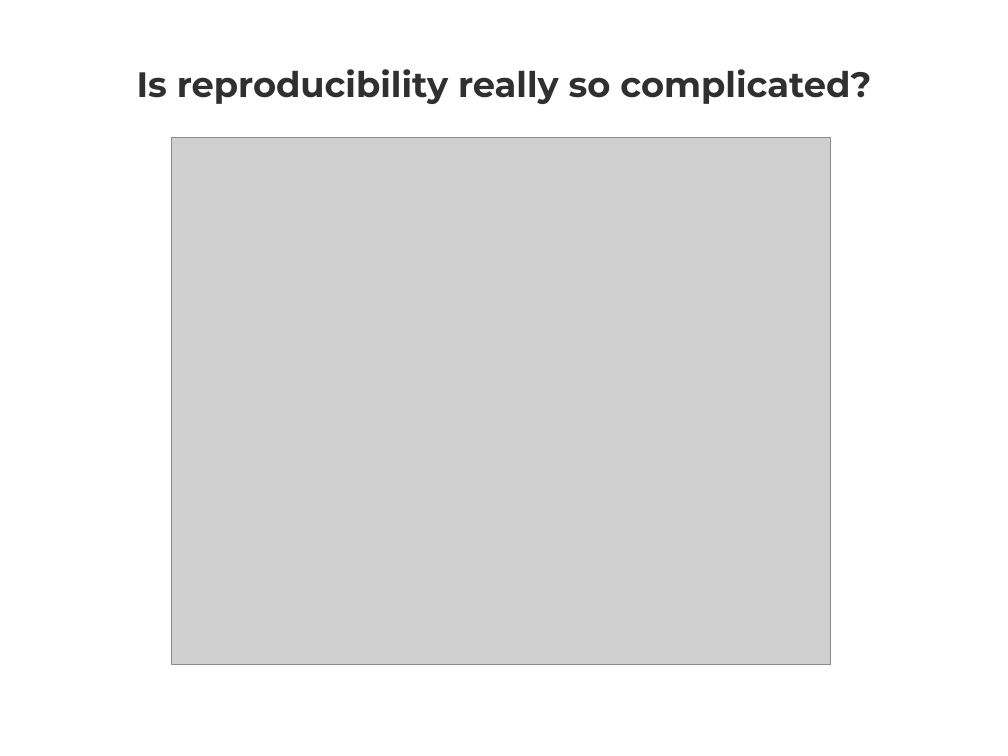
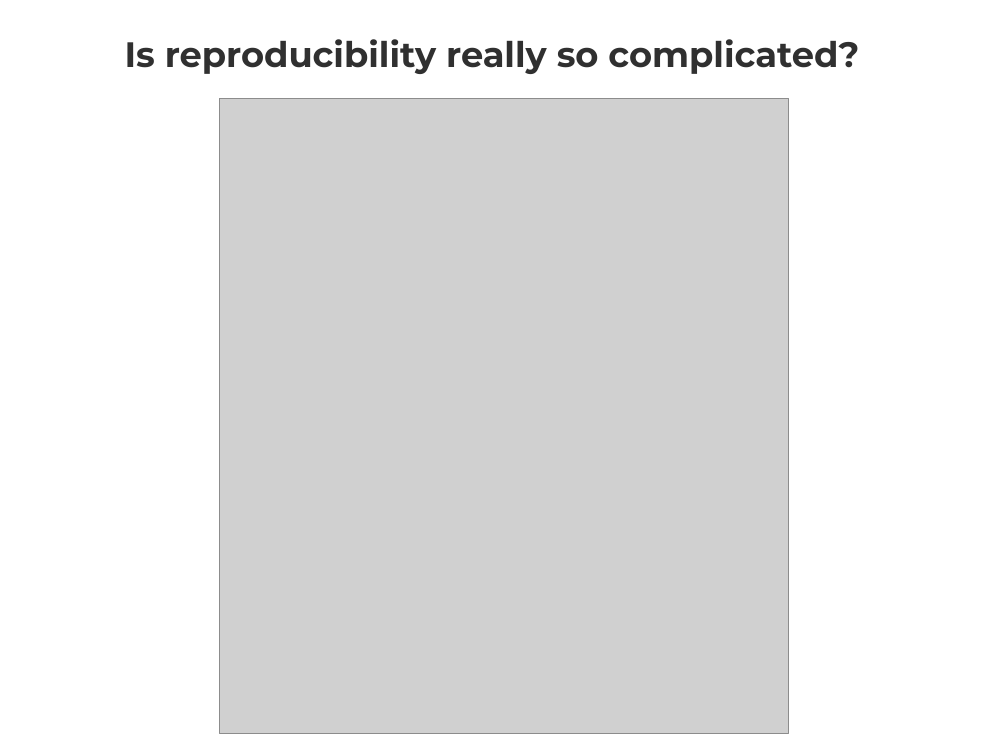
Before and after one commit to whole-tale/reproducibility-components, a slide deck: slide 2 of ro2019/presentation/reproducibility_by_other_means_presentation.ppt. Drawn at 1008x756 pixels with LibreOffice and Linux fonts; fonts in the diff are those of the drawing; grey boxes stand for pictures. Boxes give left, top, right and bottom in pixels: in the first picture for what was removed or moved away, otherwise in the second. Text is boxed around its words. In the diff, an @@ line names an element or a change of style, - is before the commit and + after.

```diff
--- a/ro2019/presentation/reproducibility_by_other_means_presentation.ppt
+++ b/ro2019/presentation/reproducibility_by_other_means_presentation.ppt
@@ text "Is reproducibility really so complicated?": place and size @@
-text "Is reproducibility really so complicated?" at (137,69,871,104)
+text "Is reproducibility really so complicated?" at (125,39,859,74)
@@ picture: place and size @@
-picture at (171,137,831,665)
+picture at (219,98,788,733)
```
Also in this commit, not shown: 2 other slides changed, 1 slide added, 1 other file.
